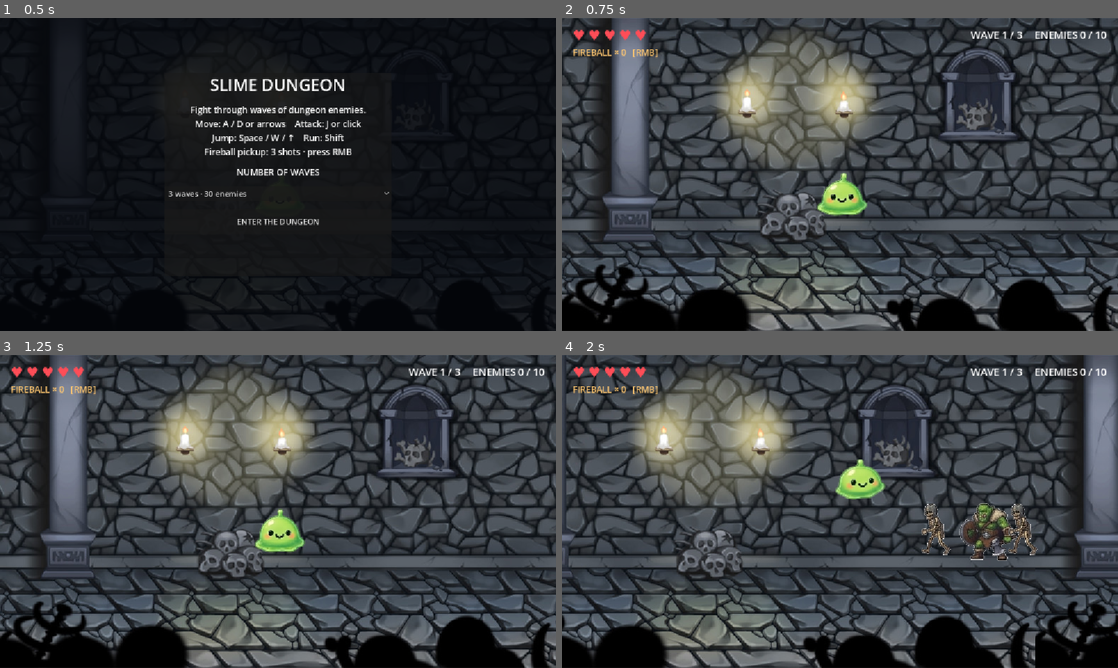
Above: before the commit, frames 1-4 (two rows, left to right).
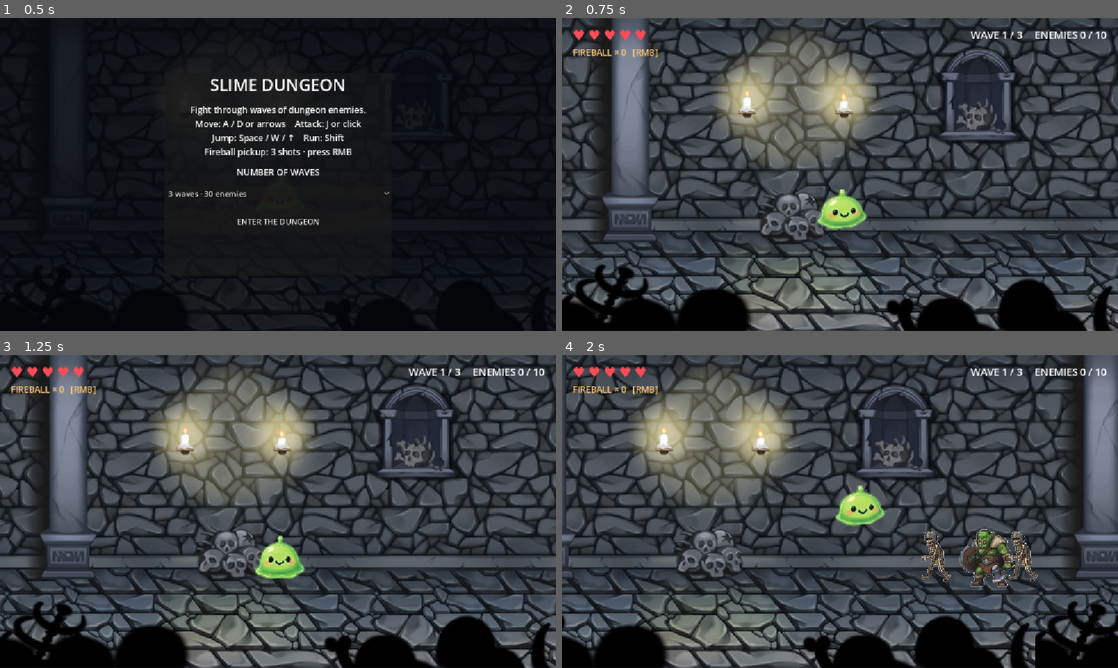
Above: after the commit, the same moments.

Repository: JpCabating/SlimeDungeon
Game: Godot game, scene res://main.tscn
Two runs of this game, one before a commit and one after it. Both use one fixed random seed, a clock stepped at 60 frames per second and the inputs below.
Inputs (mouse positions are in pixels of both pictures, inside the frame that each line leads up to):
- Up to frame 1 (0.5 s): no input
- Up to frame 2 (0.75 s): click "ENTER THE DUNGEON" at 0.5 s
- Up to frame 3 (1.25 s): no input
- Up to frame 4 (2 s): tap Enter at 1.25 s; move the mouse to (962, 495) at 1.27 s; press the mouse at (962, 495) at 1.28 s; hold D (move_right) from 1.28 s (still down); tap Space (jump) at 1.52 s

Frame 1 is identical in both runs. In frame 2, 1.1% of the frame differs, in the area x 45-55%, y 49-68%; in frame 3, 1.4%; in frame 4, 4.3%, in the area x 49-86%, y 33-75%.

Commit message:
Fix Platform collision

Diff:
--- a/main.tscn
+++ b/main.tscn
@@ -52,7 +52,7 @@
 collision_mask = 0
 
 [node name="CollisionShape2D" type="CollisionShape2D" parent="Floor" unique_id=303002751]
-position = Vector2(4, 69)
+position = Vector2(4, 124)
 shape = SubResource("RectangleShape2D_floor")
 
 [node name="Player" type="CharacterBody2D" parent="." unique_id=651863037]
